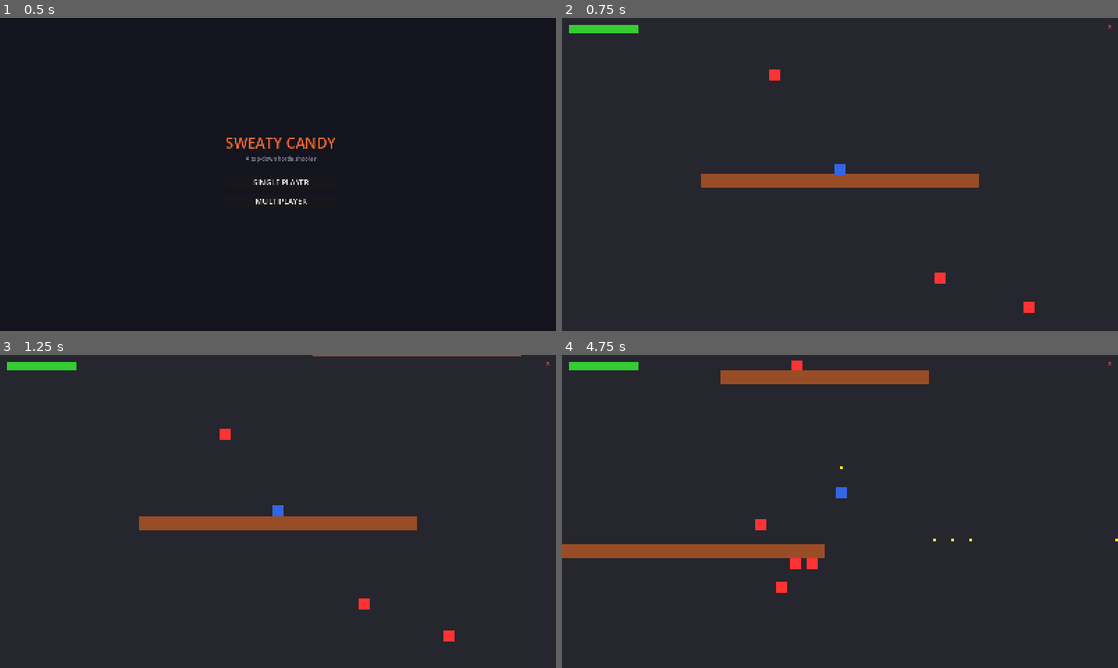
Above: before the commit, frames 1-4 (two rows, left to right).
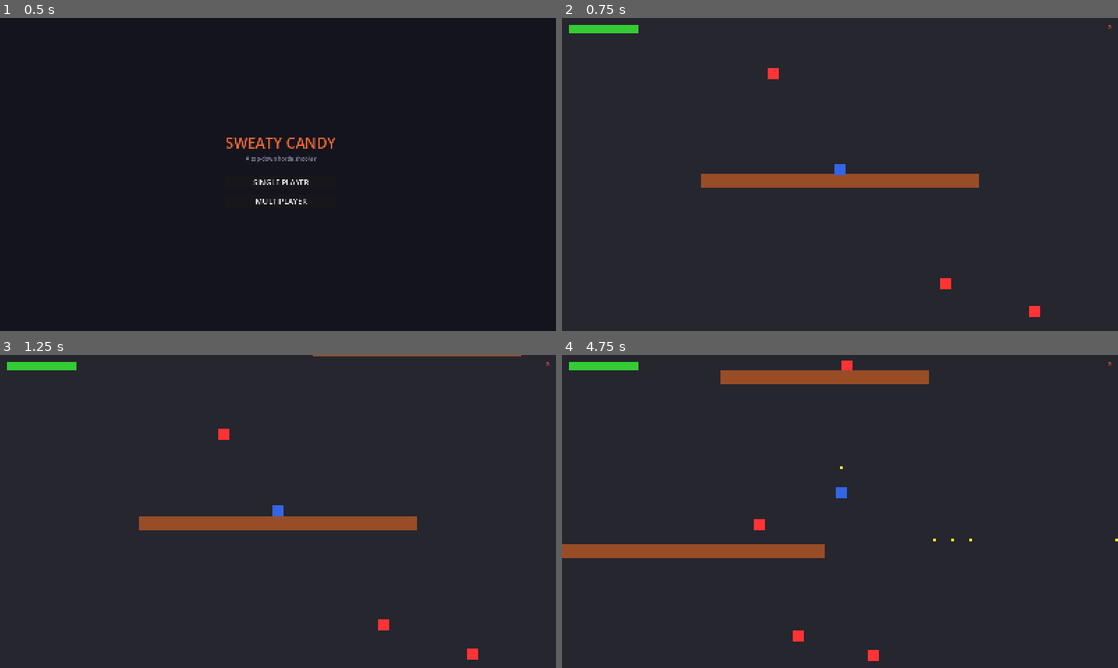
Above: after the commit, the same moments.

Repository: peter-lee97/sweaty-candy
Game: Godot game, scene res://scenes/ui/main_menu.tscn
The game is run twice, just before and just after one commit, with the same random seed, the same clock (stepped at 60 frames per second) and the same inputs.
Inputs (mouse positions are in pixels of both pictures, inside the frame that each line leads up to):
- Up to frame 1 (0.5 s): no input
- Up to frame 2 (0.75 s): click "SINGLE PLAYER" at 0.5 s
- Up to frame 3 (1.25 s): no input
- Up to frame 4 (4.75 s): click "X" at 1.25 s; move the mouse to (962, 495) at 2.02 s; press the mouse at (962, 495) at 2.03 s; hold D (move_right) 2.03-2.78 s; move the mouse to (728, 527) at 2.77 s; release the mouse at (728, 527) at 2.78 s; hold S (move_down) 2.78-3.53 s; click (728, 527) at 2.85 s; move the mouse to (895, 442) at 3.52 s; press the mouse at (895, 442) at 3.53 s; hold D (move_right) 3.53-4.28 s; move the mouse to (812, 574) at 4.27 s; release the mouse at (812, 574) at 4.28 s; hold W (move_up) from 4.28 s (still down); click (812, 574) at 4.35 s

Frame 1 is identical in both runs. In frame 2, 0.2% of the frame differs, in the area x 37-86%, y 16-96%; in frame 3, 0.3%; in frame 4, 0.5%, in the area x 34-57%, y 1-98%.

Commit message:
Add RayCast2D line-of-sight vision to enemy AI
- Add VisionRay RayCast2D child to enemy_base.tscn (mask = world layer 16)
- Add _has_line_of_sight() to enemy_base.gd — casts ray toward player,
  returns false if wall/obstacle blocks vision or player out of range
- Enemy only chases when player is within detection_range AND visible
- Knockback still applies even when enemy has no line-of-sight
- detection_range (600px) is exportable per-instance

Diff:
--- a/client/scenes/enemies/enemy_base.tscn
+++ b/client/scenes/enemies/enemy_base.tscn
@@ -18,3 +18,7 @@
 
 [node name="CollisionShape2D" type="CollisionShape2D" parent="."]
 shape = SubResource("RectangleShape2D_enemy")
+
+[node name="VisionRay" type="RayCast2D" parent="."]
+collision_mask = 16
+enabled = true
--- a/client/scripts/enemies/enemy_base.gd
+++ b/client/scripts/enemies/enemy_base.gd
@@ -3,13 +3,16 @@
 @export var hp: int = 50
 @export var move_speed: float = 125.0
 @export var score_value: int = 100
+@export var detection_range: float = 600.0
 
 var _knockback: Vector2 = Vector2.ZERO
+
+@onready var _vision_ray: RayCast2D = $VisionRay
 
 
 func _physics_process(delta: float) -> void:
 	var player := _find_nearest_player()
-	if player:
+	if player and _has_line_of_sight(player):
 		velocity = global_position.direction_to(player.global_position) * move_speed + _knockback
 	else:
 		velocity = _knockback
@@ -17,6 +20,16 @@
 	if _knockback.length() < 2.0:
 		_knockback = Vector2.ZERO
 	move_and_slide()
+
+
+func _has_line_of_sight(target: Node2D) -> bool:
+	var dir := global_position.direction_to(target.global_position)
+	var dist := global_position.distance_to(target.global_position)
+	if dist > detection_range:
+		return false
+	_vision_ray.target_position = dir * dist
+	_vision_ray.force_raycast_update()
+	return not _vision_ray.is_colliding()
 
 
 func take_damage(amount: int, knockback_dir: Vector2) -> void:
